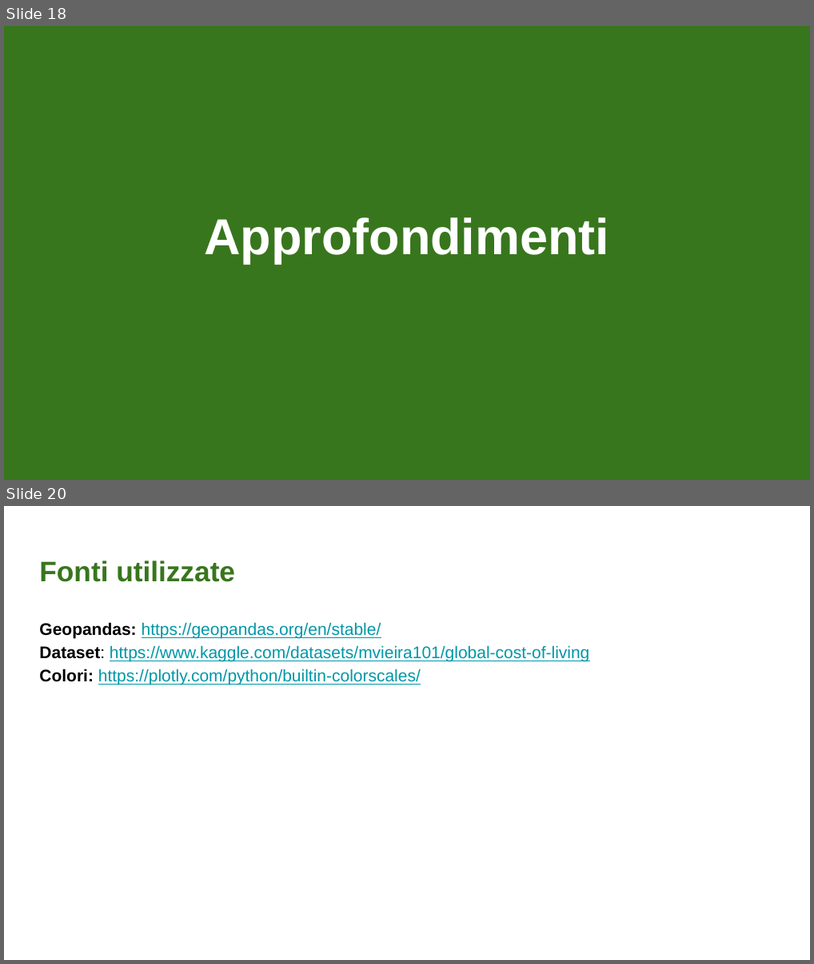
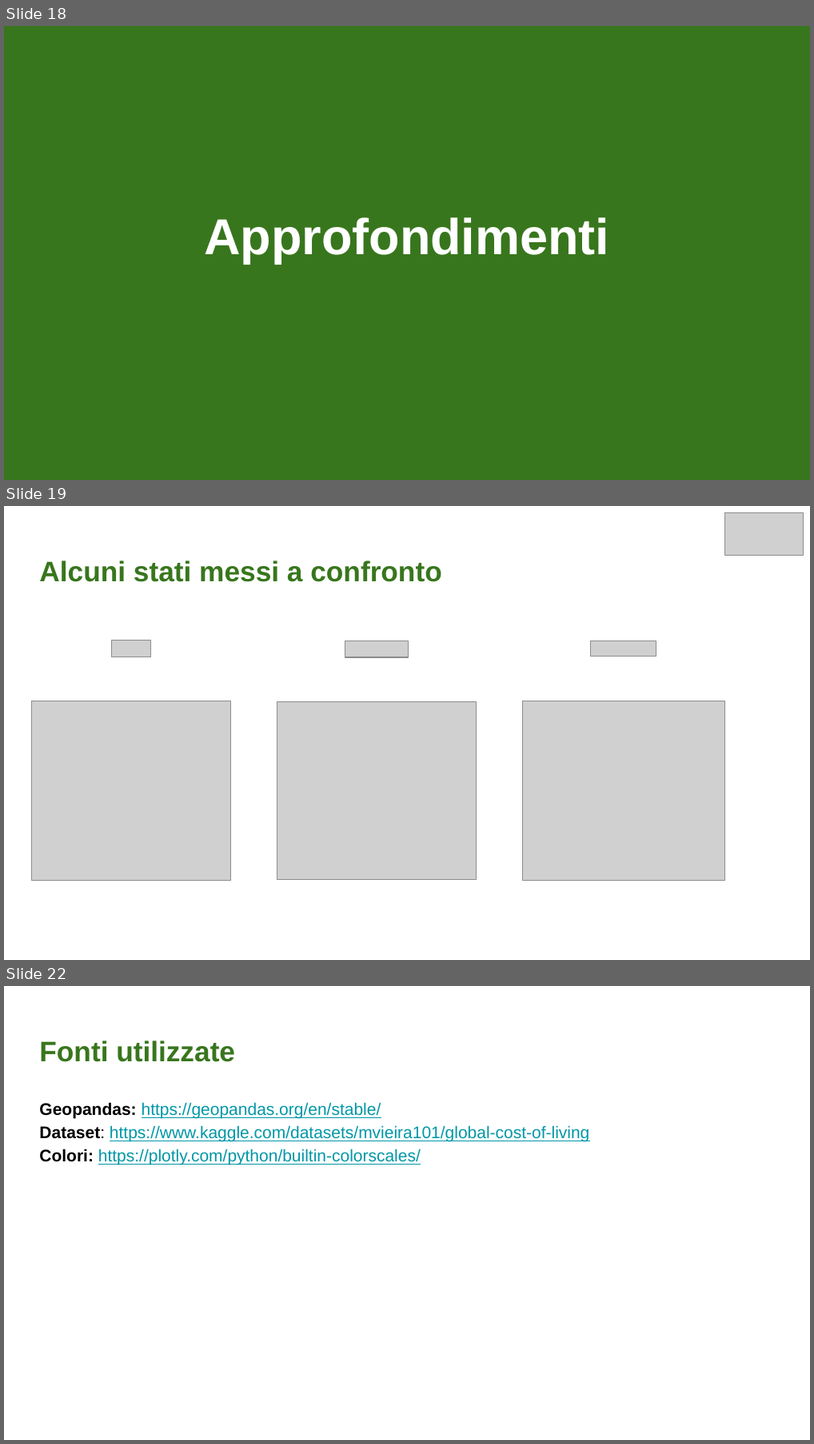
Before and after one commit to Rikysakke/cost-of-living, a slide deck: Cost of living.pptx. Shown one above the other, each under a label of ours: slides 18 and 20 before the commit, slides 18, 19 and 22 after it; the slides between them are not shown. The pictures are 814x964 and 814x1444 pixels, drawn with LibreOffice and Linux fonts; fonts in the diff are those of the drawing; grey boxes stand for pictures. Boxes give left, top, right and bottom in pixels: in the first picture for what was removed or moved away, otherwise in the second. Text is boxed around its words. In the diff, an @@ line names an element or a change of style, - is before the commit and + after.

```diff
--- a/Cost of living.pptx
+++ b/Cost of living.pptx
@@ slide 19 added at [4, 506, 810, 960], background #FFFFFF @@
@@ picture added at [726, 512, 804, 555] @@
@@ title added at [39, 560, 442, 582], 25.2 pt, text #38761D, bold @@
+Alcuni stati messi a confronto
@@ picture added at [112, 640, 150, 656] @@
@@ picture added at [345, 640, 408, 658] @@
@@ picture added at [591, 640, 656, 656] @@
@@ picture added at [31, 701, 230, 880] @@
@@ picture added at [277, 702, 476, 880] @@
@@ picture added at [522, 701, 726, 880] @@
@@ what was slide 20 is now slide 22 @@
```
Also in this commit, not shown: 2 slides changed, 3 other slides added, 2 slides removed.
